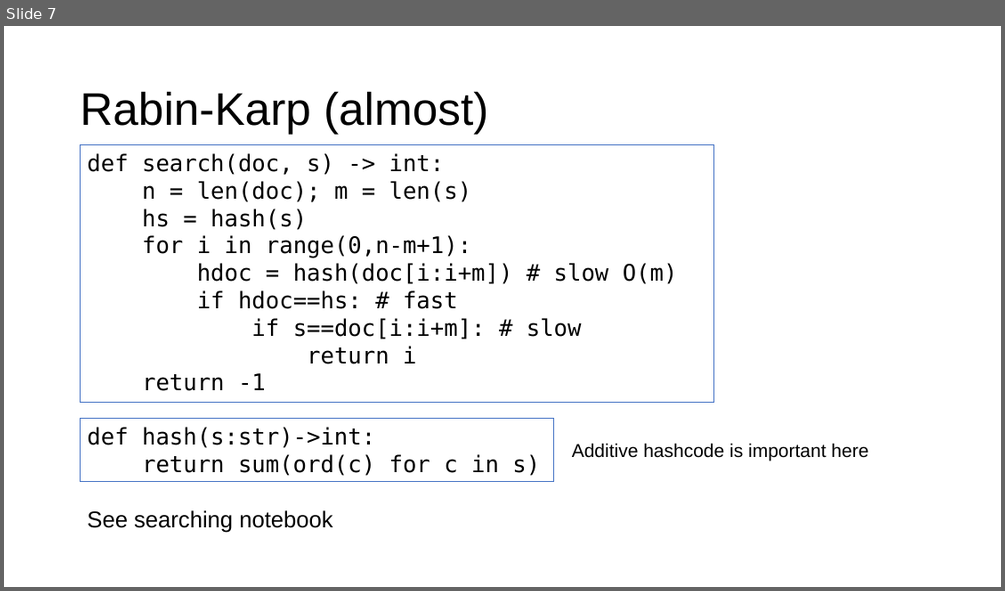
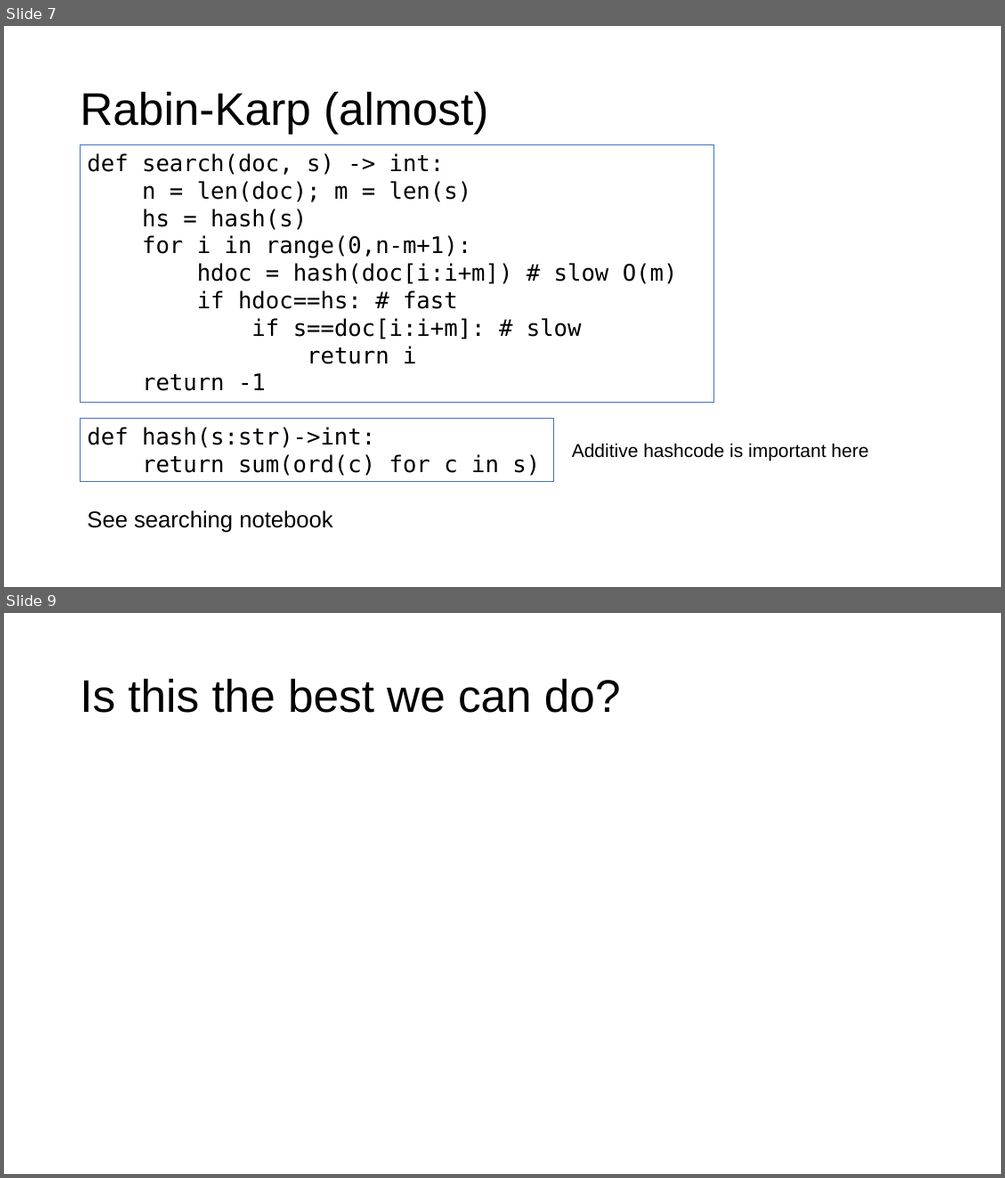
Before and after one commit to parrt/msds689, a slide deck: notes/searching.pptx. Shown one above the other, each under a label of ours: slide 7 before the commit, slides 7 and 9 after it; the slides between them are not shown. The pictures are 1005x591 and 1005x1178 pixels, drawn with LibreOffice and Linux fonts; fonts in the diff are those of the drawing; grey boxes stand for pictures; background and template pictures are left out. Boxes give left, top, right and bottom in pixels: in the first picture for what was removed or moved away, otherwise in the second. Text is boxed around its words. In the diff, an @@ line names an element or a change of style, - is before the commit and + after.

```diff
--- a/notes/searching.pptx
+++ b/notes/searching.pptx
@@ slide 9 added at (4, 613, 1001, 1174), background #FFFFFF @@
@@ title added at (80, 678, 621, 713), 44 pt, text #000000 @@
+Is this the best we can do?
```
Also in this commit, not shown: 4 slides changed, 1 other file.
